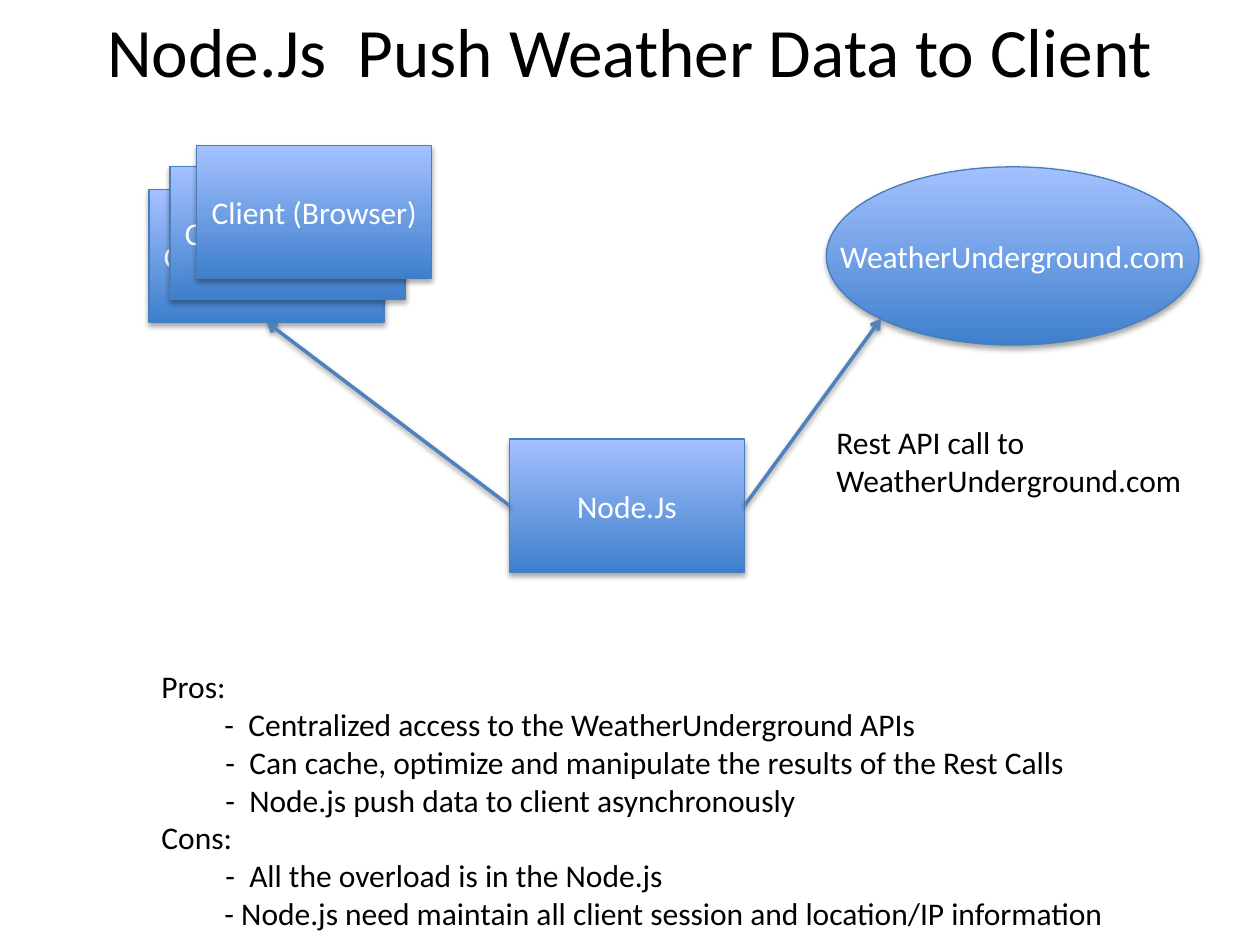
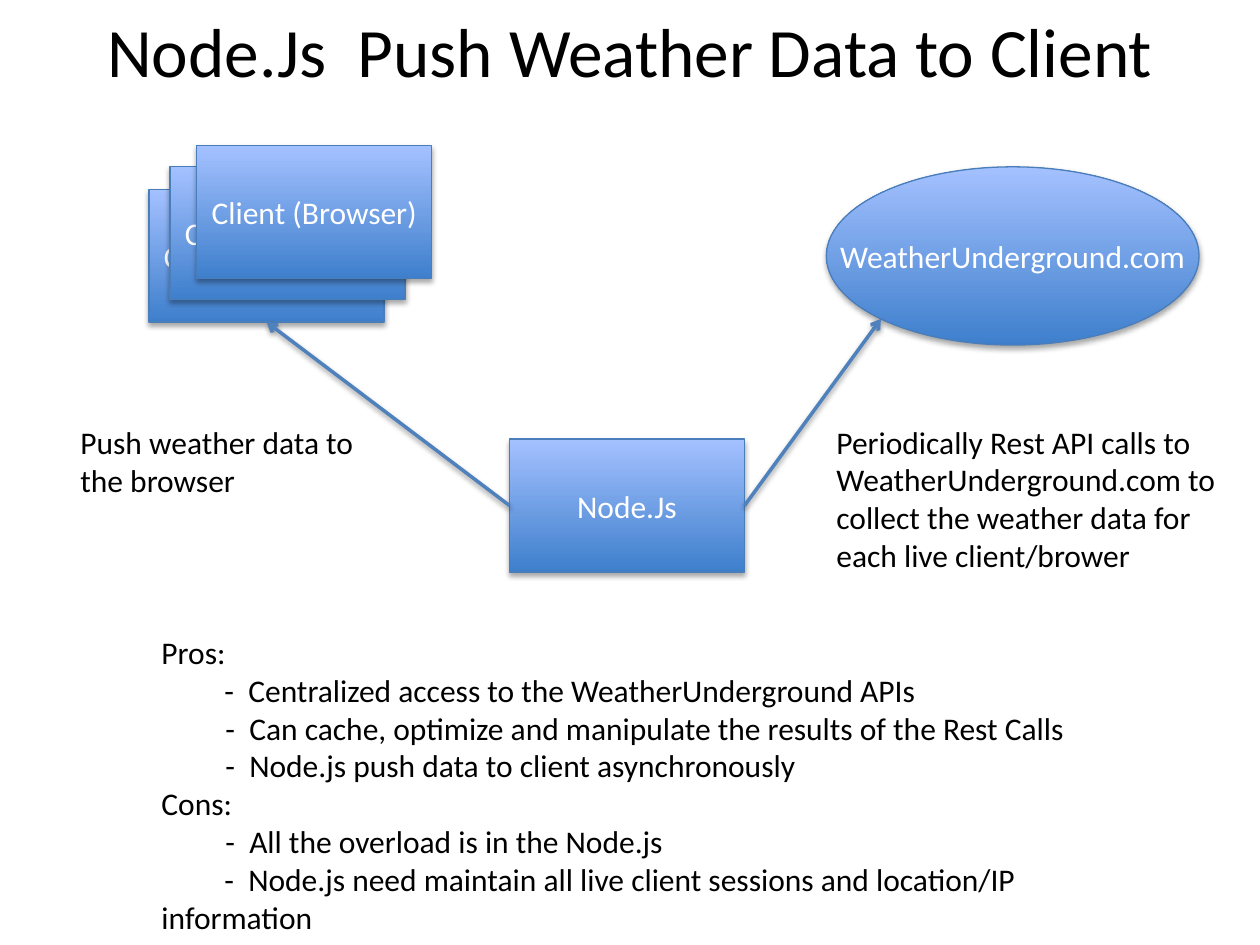
Before and after one commit to rongyj/nodejs-weatherunderground, a slide deck: slide 2 of Arch-Diagrams.pptx. Drawn at 1260x945 pixels with LibreOffice and Linux fonts; fonts in the diff are those of the drawing. Boxes give left, top, right and bottom in pixels: in the first picture for what was removed or moved away, otherwise in the second. Text is boxed around its words. In the diff, an @@ line names an element or a change of style, - is before the commit and + after.

```diff
--- a/Arch-Diagrams.pptx
+++ b/Arch-Diagrams.pptx
@@ text added at bbox=[80, 432, 353, 493], 18 pt, text #000000 @@
+Push weather data to the browser
@@ text at bbox=[836, 432, 1215, 569]: text changed @@
-Rest API call to WeatherUnderground.com
+Periodically Rest API calls to WeatherUnderground.com to collect the weather data for each live client/brower
@@ text "Pros:": place and size @@
-text "Pros:" at bbox=[161, 677, 1102, 931]
+text "Pros:" at bbox=[161, 643, 1064, 930]
@@ text at bbox=[161, 869, 1015, 930]: text changed @@
-- Node.js need maintain all client session and location/IP information
+- Node.js need maintain all live client sessions and location/IP information
```
Also in this commit, not shown: 1 other file.
